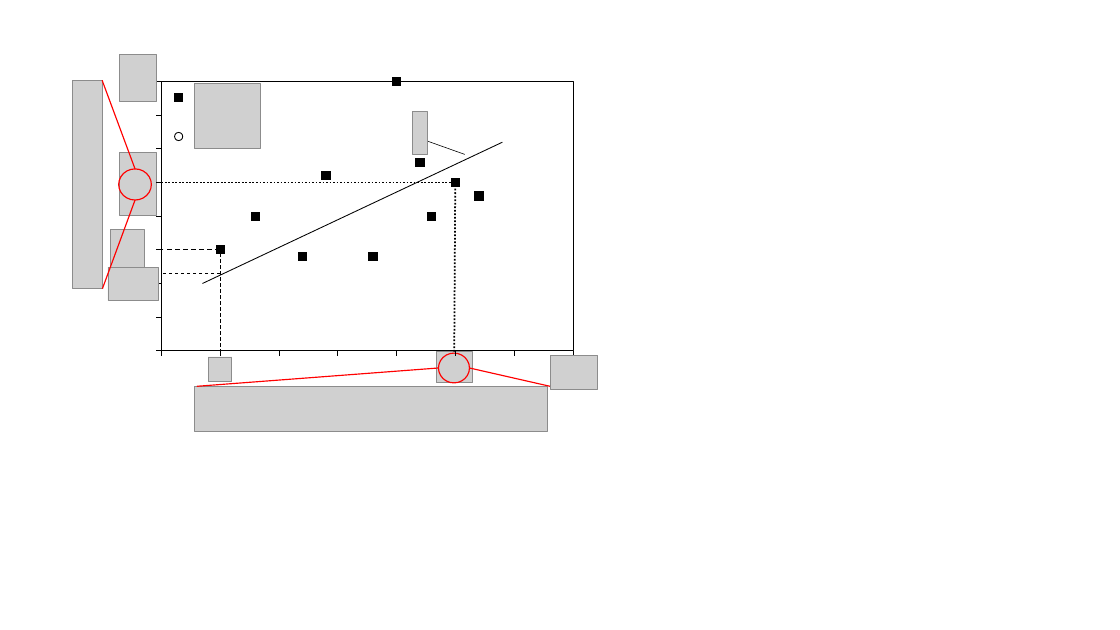
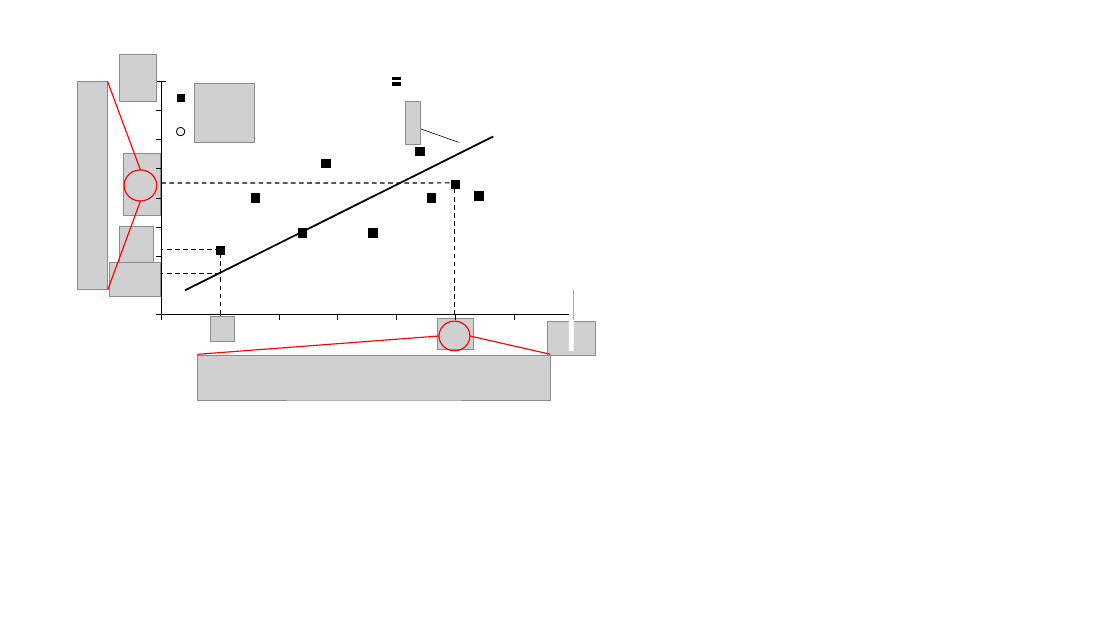
Before and after one commit to r-isachenko/PhDThesis, a slide deck: slide 1 of pres/figs.pptx. Drawn at 1120x630 pixels with LibreOffice and Linux fonts; fonts in the diff are those of the drawing; grey boxes stand for pictures. Boxes give left, top, right and bottom in pixels: in the first picture for what was removed or moved away, otherwise in the second. Text is boxed around its words. In the diff, an @@ line names an element or a change of style, - is before the commit and + after.

```diff
--- a/pres/figs.pptx
+++ b/pres/figs.pptx
@@ scatter chart at (x1=154, y1=74, x2=581, y2=359) @@
-Series 1: (1.5, 38), (1.8, 65), (2.6, 52), (-, -), (-, -), (-, -), (-, -), (-, -), (-, -), (-, -), (-, -), (-, -), (-, -), (-, -), (-, -)
+Series 1: (1.5, 38), (1.8, 65), (2.6, 52), (2.2, -), (2, -), (0.5, -), (1, -), (2.5, -), (0.8, -), (1.4, -), (1.8, -), (1.2, -), (2, -), (2.3, -), (2.4, -)
-Series 2: (-, -), (-, -), (-, -), (2.2, 70), (2, 100), (0.5, 38), (1, 60), (2.5, 62), (0.8, 50), (1.4, 65), (1.8, 35), (1.2, 35), (2, 50), (2.3, 50), (2.4, 48)
+Series 2: (1.5, -), (1.8, -), (2.6, -), (2.2, 70), (2, 100), (0.5, 28), (1, 60), (2.5, 56), (0.8, 50), (1.4, 65), (1.8, 35), (1.2, 35), (2, 50), (2.3, 50), (2.4, 48)
@@ plot area changed @@
@@ line added from (166, 81) to (581, 81), #FFFFFF 2 pt @@
@@ picture resized from (x1=194, y1=83, x2=260, y2=148) to (x1=194, y1=83, x2=254, y2=142) @@
@@ line added from (571, 351) to (572, 81), #FFFFFF 4 pt @@
@@ picture moved from (x1=413, y1=112, x2=428, y2=155) to (x1=406, y1=102, x2=421, y2=145) @@
@@ ellipse moved from (x1=175, y1=133, x2=183, y2=141) to (x1=176, y1=128, x2=185, y2=136) @@
@@ line moved from (202, 284) - (502, 142) to (185, 291) - (493, 137) @@
@@ line (185, 291) - (493, 137): stroke #000000 0.75 pt to #000000 1.5 pt @@
@@ line moved from (427, 141) - (465, 155) to (421, 129) - (459, 142) @@
@@ 2 pictures, 2 lines, 1 ellipse moved together from (x1=73, y1=80, x2=157, y2=289) to (x1=78, y1=81, x2=160, y2=290) @@
@@ line (161, 183) - (455, 183): stroke #000000 1.5 pt dashed to #000000 1 pt dashed @@
@@ line moved from (455, 352) - (455, 181) to (455, 315) - (455, 185) @@
@@ line (455, 315) - (455, 185): stroke #000000 1.5 pt dashed to #000000 1 pt dashed @@
@@ picture moved from (x1=111, y1=230, x2=145, y2=274) to (x1=119, y1=226, x2=153, y2=270) @@
@@ picture moved from (x1=108, y1=267, x2=159, y2=301) to (x1=109, y1=263, x2=160, y2=297) @@
@@ line moved from (220, 253) - (220, 351) to (220, 253) - (220, 315) @@
@@ line (220, 253) - (220, 315): stroke #000000 0.75 pt dashed to #000000 1 pt dashed @@
@@ line (220, 274) - (161, 274): stroke #000000 0.75 pt dashed to #000000 1 pt dashed @@
@@ picture moved from (x1=208, y1=357, x2=232, y2=381) to (x1=211, y1=317, x2=234, y2=341) @@
@@ picture moved from (x1=437, y1=352, x2=472, y2=383) to (x1=438, y1=318, x2=473, y2=350) @@
@@ picture moved from (x1=550, y1=355, x2=597, y2=390) to (x1=548, y1=321, x2=595, y2=355) @@
@@ 2 lines, 1 picture, 1 ellipse moved together from (x1=195, y1=353, x2=550, y2=431) to (x1=197, y1=321, x2=550, y2=400) @@
```
Also in this commit, not shown: 3 other files.
